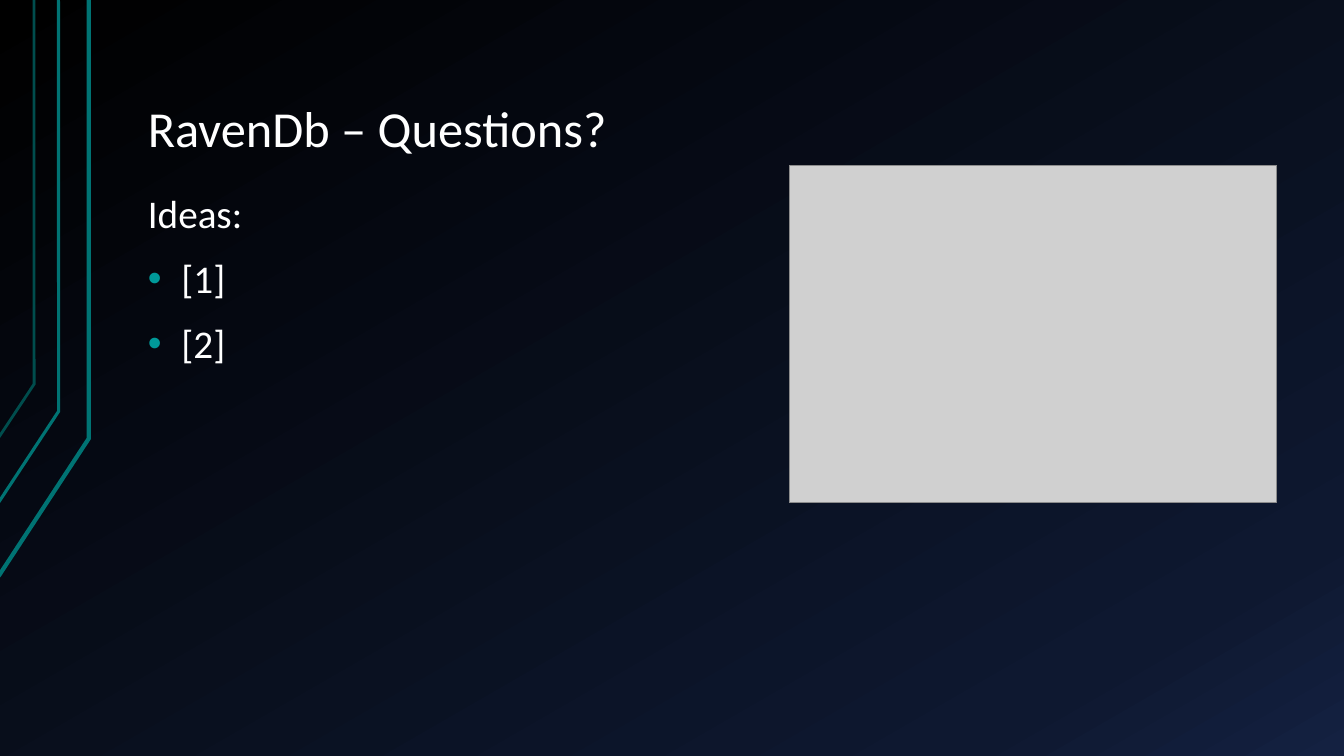
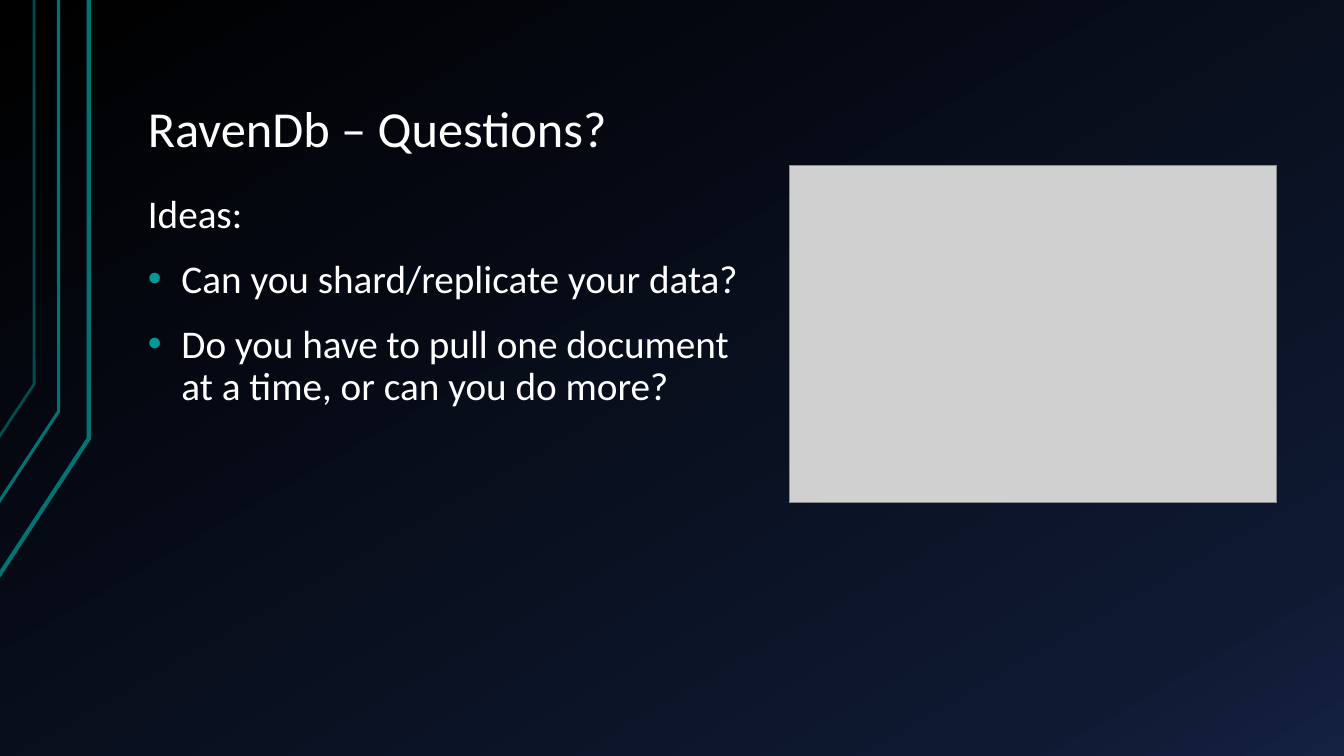
Before and after one commit to StachuDotNet/Guesstimate_talk, a slide deck: slide 17 of Assets/talk.pptx (slide 18 before the commit). Drawn at 1344x756 pixels with LibreOffice and Linux fonts; fonts in the diff are those of the drawing; grey boxes stand for pictures. Boxes give left, top, right and bottom in pixels: in the first picture for what was removed or moved away, otherwise in the second. Text is boxed around its words. In the diff, an @@ line names an element or a change of style, - is before the commit and + after.

```diff
--- a/Assets/talk.pptx
+++ b/Assets/talk.pptx
@@ text at box(181, 265, 738, 407): text changed @@
-• [1]
-• [2]
+• Can you shard/replicate your data?
+• Do you have to pull one document at a time, or can you do more?
```
Also in this commit, not shown: 7 other slides changed, 2 slides added, 3 slides removed, 5 other files.
